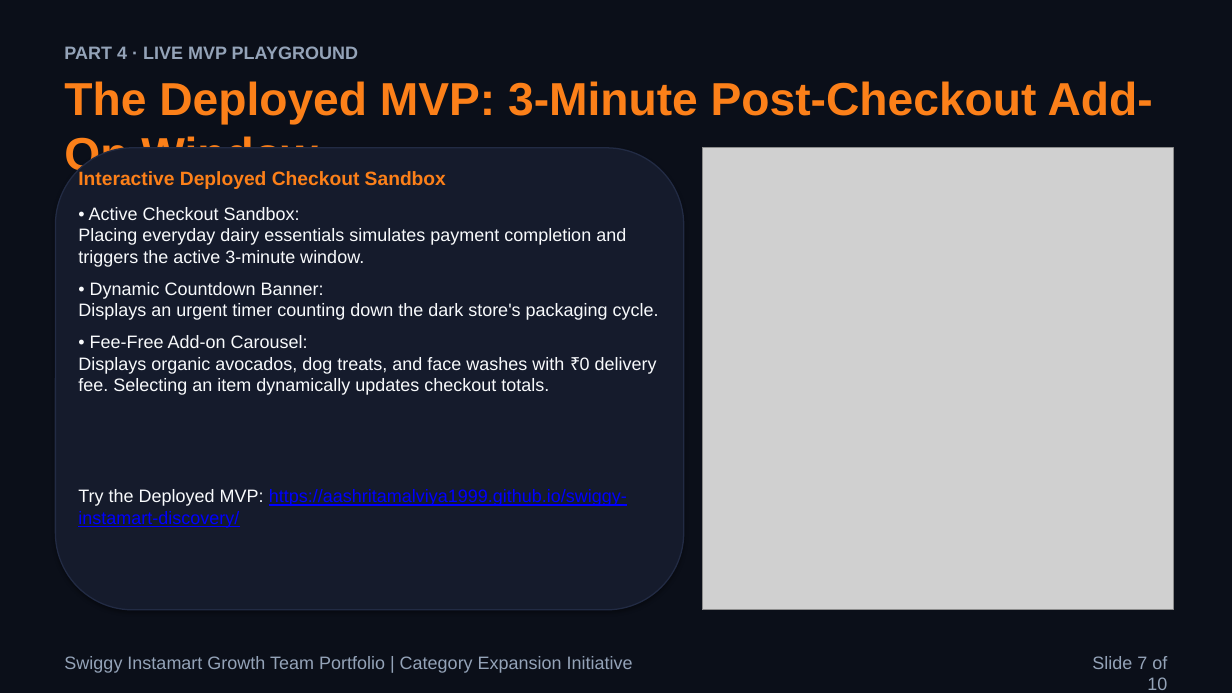
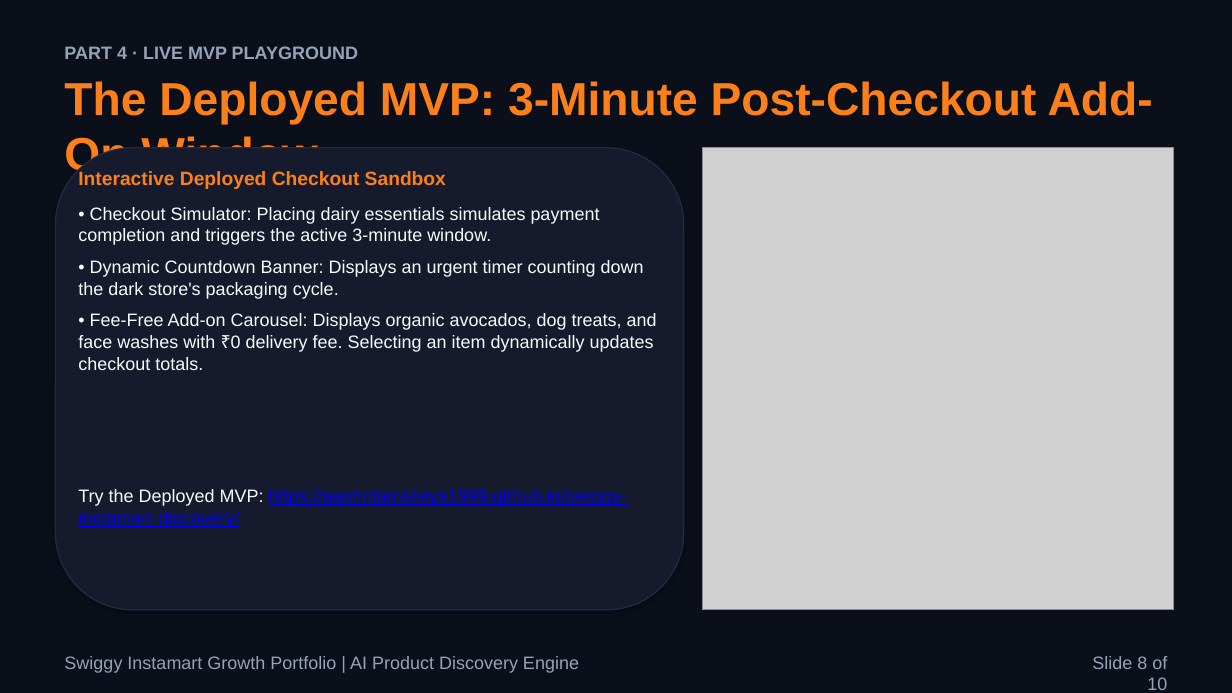
Before and after one commit to aashritamalviya1999/swiggy-instamart-discovery, a slide deck: slide 8 of NL Swiggy Instamart.pptx (slide 7 before the commit). Drawn at 1232x693 pixels with LibreOffice and Linux fonts; fonts in the diff are those of the drawing; grey boxes stand for pictures. Boxes give left, top, right and bottom in pixels: in the first picture for what was removed or moved away, otherwise in the second. Text is boxed around its words. In the diff, an @@ line names an element or a change of style, - is before the commit and + after.

```diff
--- a/NL Swiggy Instamart.pptx
+++ b/NL Swiggy Instamart.pptx
@@ text at box(78, 207, 600, 245): text changed @@
-• Active Checkout Sandbox:
-Placing everyday dairy essentials simulates payment completion and triggers the active 3-minute window.
+• Checkout Simulator: Placing dairy essentials simulates payment completion and triggers the active 3-minute window.
@@ text at box(64, 656, 579, 673): text changed @@
-Swiggy Instamart Growth Team Portfolio | Category Expansion Initiative
+Swiggy Instamart Growth Portfolio | AI Product Discovery Engine
@@ text at box(1092, 656, 1167, 690): text changed @@
-Slide 7 of 10
+Slide 8 of 10
```
Also in this commit, not shown: 8 other slides changed, 1 slide added, 1 slide removed, 3 other files.
